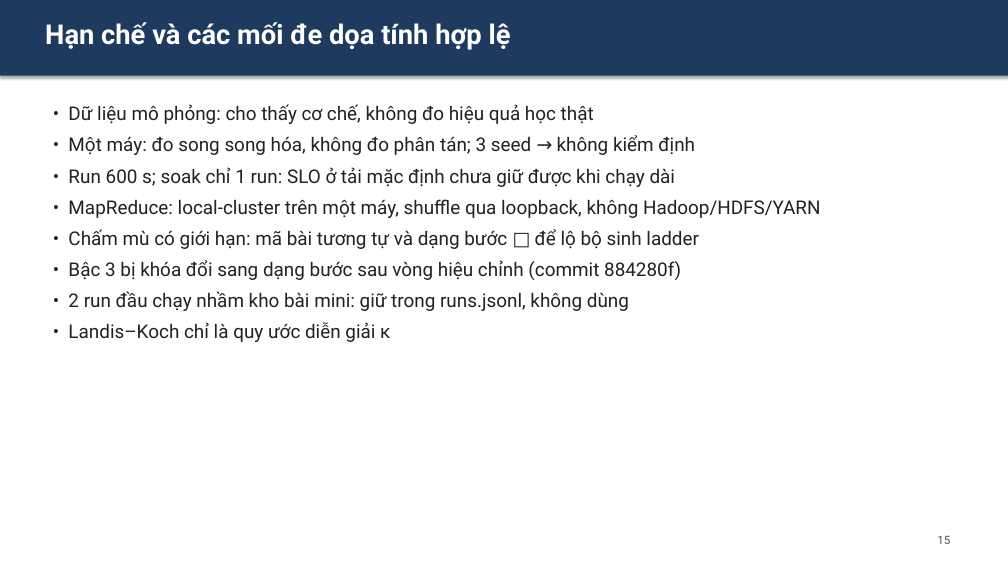
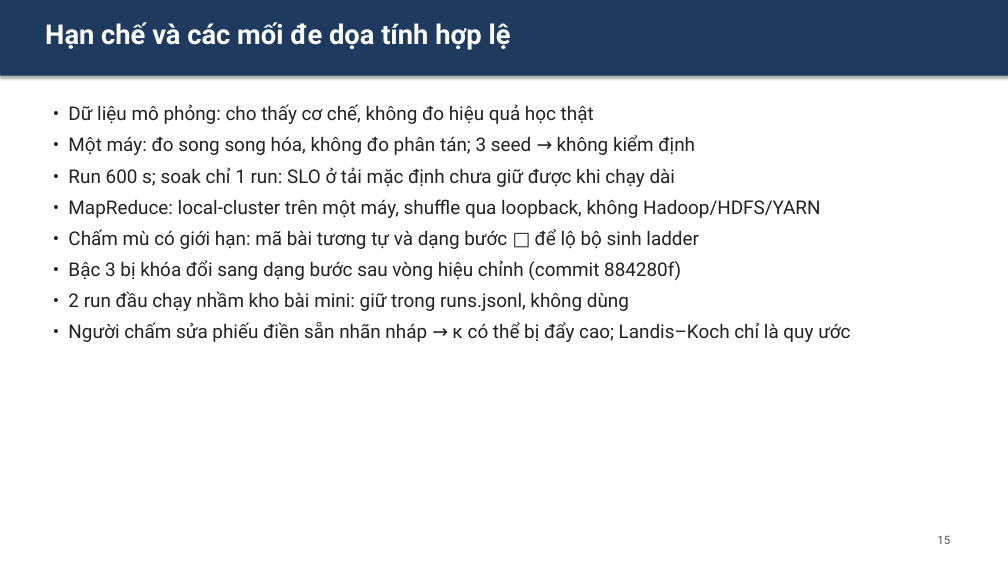
Before and after one commit to vankcdhv/ai-math-tutor, a slide deck: slide 16 of slides/slide.pptx. Drawn at 1008x567 pixels with LibreOffice and Linux fonts; fonts in the diff are those of the drawing. Boxes give left, top, right and bottom in pixels: in the first picture for what was removed or moved away, otherwise in the second. Text is boxed around its words. In the diff, an @@ line names an element or a change of style, - is before the commit and + after.

```diff
--- a/slides/slide.pptx
+++ b/slides/slide.pptx
@@ text at box(68, 322, 850, 342): text changed @@
-• Landis–Koch chỉ là quy ước diễn giải κ
+• Người chấm sửa phiếu điền sẵn nhãn nháp → κ có thể bị đẩy cao; Landis–Koch chỉ là quy ước
```
Also in this commit, not shown: 3 other slides changed.
